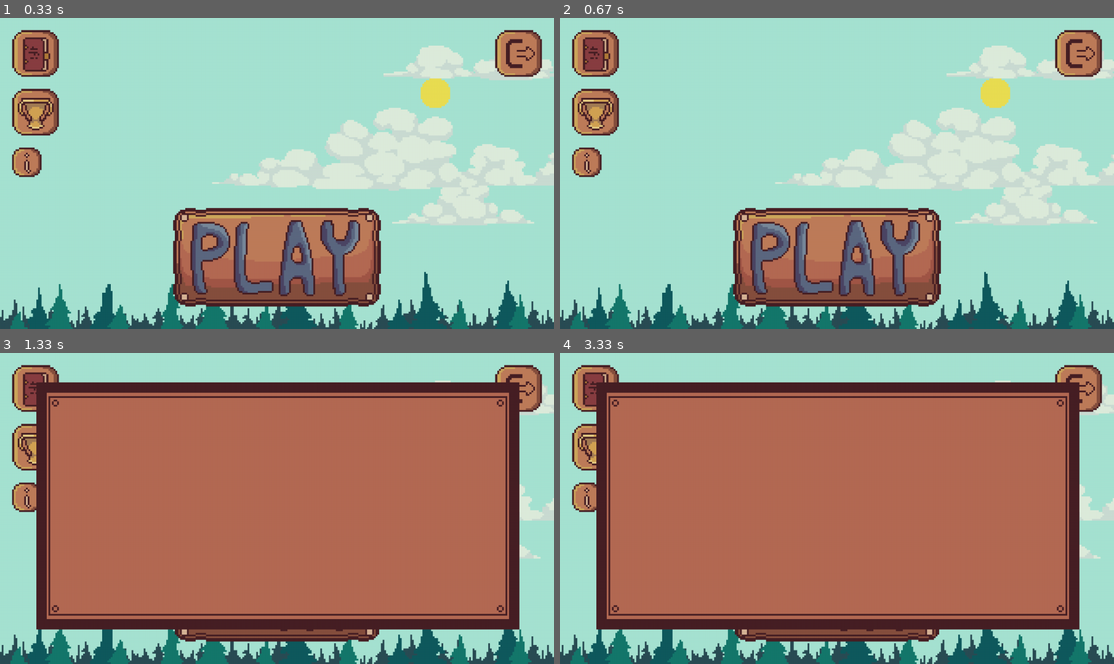
Above: before the commit, frames 1-4 (two rows, left to right).
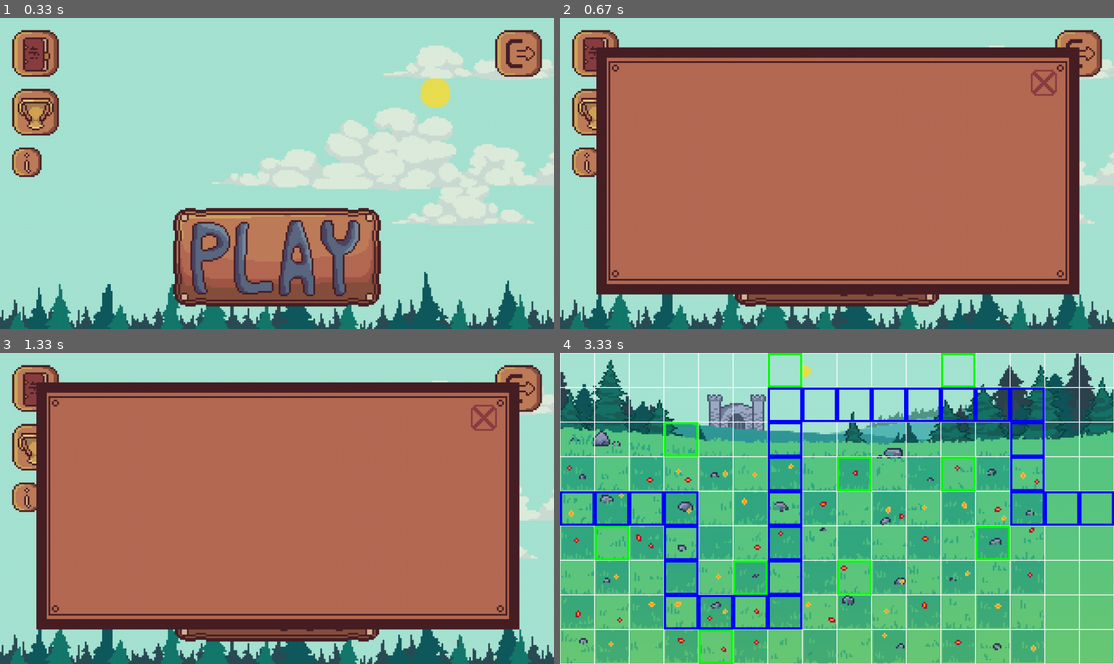
Above: after the commit, the same moments.

Repository: LenaSup/PyGame_project
Game: pygame game, started from main.py
Two runs of this game, one before a commit and one after it. Both use one fixed random seed, a clock stepped at 60 frames per second and the inputs below.
Inputs (mouse positions are in pixels of both pictures, inside the frame that each line leads up to):
- Up to frame 1 (0.33 s): no input
- Up to frame 2 (0.67 s): click (587, 161) at 0.38 s
- Up to frame 3 (1.33 s): press the mouse at (481, 418) at 0.7 s; move the mouse to (459, 474) at 0.8 s; release the mouse at (437, 533) at 0.93 s; click (33, 446) at 1.05 s
- Up to frame 4 (3.33 s): click (759, 443) at 1.38 s; press the mouse at (1041, 418) at 1.7 s; move the mouse to (903, 440) at 1.8 s; release the mouse at (770, 464) at 1.93 s; press the mouse at (593, 387) at 2.03 s; move the mouse to (764, 405) at 2.13 s; release the mouse at (936, 421) at 2.27 s; press the mouse at (1041, 418) at 2.37 s; move the mouse to (881, 449) at 2.47 s; release the mouse at (715, 483) at 2.6 s; click (837, 592) at 2.72 s; click (709, 424) at 3.05 s, where only the run after the commit has a clickable "уровень 1"

Frame 1 is identical in both runs. In frame 2, 65% of the frame differs, in the area x 6-100%, y 8-89%; in frame 3, 0.3%; in frame 4, 92%, in the area x 0-100%, y 0-100%.

Commit message:
промижуточное сахронение

Diff:
--- a/data/waves1.txt
+++ b/data/waves1.txt
@@ -1,2 +1,3 @@
-1:1500 2 2 2
+1:1500 3 2 1
 2:500 1 1 1
+3:500 2 3 1
--- a/main.py
+++ b/main.py
@@ -66,7 +66,9 @@
         self.size = size
 
     def click(self, pos, screen):
-        pass
+        if self.rect.collidepoint(pos):
+            info = Info()
+            info.info_display(screen, self.size)
 
 
 class PlayBut(pygame.sprite.Sprite):
@@ -92,7 +94,6 @@
 
 
 class LearningBut(pygame.sprite.Sprite):    # Кнобка в меню
-
     def __init__(self, group, size, screen):
         super().__init__(group)
         self.image = load_image('learning_button.png')
@@ -134,9 +135,20 @@
 
 
 class CrossBtn(pygame.sprite.Sprite):
-    def __init__(self, size):
-        super().__init__()
-        pass
+    def __init__(self, size, group):
+        super().__init__(group)
+        self.image = load_image('x.png')
+        rect = self.image.get_rect().size
+        self.image = pygame.transform.scale(self.image, ((size[0] // 320) * rect[0], (size[1] // 180) * rect[1]))
+        self.rect = self.image.get_rect()
+        self.rect.left, self.rect.top = (size[0] // 320) * (287 - rect[0]), (size[1] // 180) * 30
+        self.size = size
+
+    def click(self, pos):
+        if self.rect.collidepoint(pos):
+            return False
+        else:
+            return True
 
 
 class ArrowBtnLeft():
@@ -182,9 +194,6 @@
     def close(self):
         self.done = False
 
-    def close(self):
-        self.done = False
-
 
 class Education:    # Окно обучения
     def __init__(self):
@@ -195,35 +204,68 @@
         fps = 60
         clock = pygame.time.Clock()
         background = pygame.transform.scale(load_image('empty_field.png'), size)
+        btn = pygame.sprite.Group()
+        cross_btn = CrossBtn(size, btn)
         while done:
             screen.blit(background, (0, 0))
+            btn.draw(screen)
             for event in pygame.event.get():
                 if event.type == pygame.QUIT:
                     sys.exit()
+                if event.type == pygame.MOUSEBUTTONDOWN:
+                    pos = pygame.mouse.get_pos()
+                    done = cross_btn.click(pos)
             pygame.display.flip()
             clock.tick(fps)
 
 
 class Achievement:    # Меню очевок
     def __init__(self):
-        pass
+        f = pygame.font.Font('7X7PixelizedRegular.ttf', 50)
+        text = ''
 
     def achievement_display(self, screen, size):
         done = True
         fps = 60
         clock = pygame.time.Clock()
         background = pygame.transform.scale(load_image('empty_field.png'), size)
+        btn = pygame.sprite.Group()
+        cross_btn = CrossBtn(size, btn)
         while done:
             screen.blit(background, (0, 0))
+            btn.draw(screen)
             for event in pygame.event.get():
                 if event.type == pygame.QUIT:
                     sys.exit()
+                if event.type == pygame.MOUSEBUTTONDOWN:
+                    pos = pygame.mouse.get_pos()
+                    done = cross_btn.click(pos)
             pygame.display.flip()
             clock.tick(fps)
 
 
 class Info():
-    pass
+    def __init__(self):
+        pass
+
+    def info_display(self, screen, size):
+        done = True
+        fps = 60
+        clock = pygame.time.Clock()
+        background = pygame.transform.scale(load_image('empty_field.png'), size)
+        btn = pygame.sprite.Group()
+        cross_btn = CrossBtn(size, btn)
+        while done:
+            screen.blit(background, (0, 0))
+            btn.draw(screen)
+            for event in pygame.event.get():
+                if event.type == pygame.QUIT:
+                    sys.exit()
+                if event.type == pygame.MOUSEBUTTONDOWN:
+                    pos = pygame.mouse.get_pos()
+                    done = cross_btn.click(pos)
+            pygame.display.flip()
+            clock.tick(fps)
 
 
 class Levels():
Binary file added: graphics/background_0.png
Binary file changed: user_data.sqlite3
